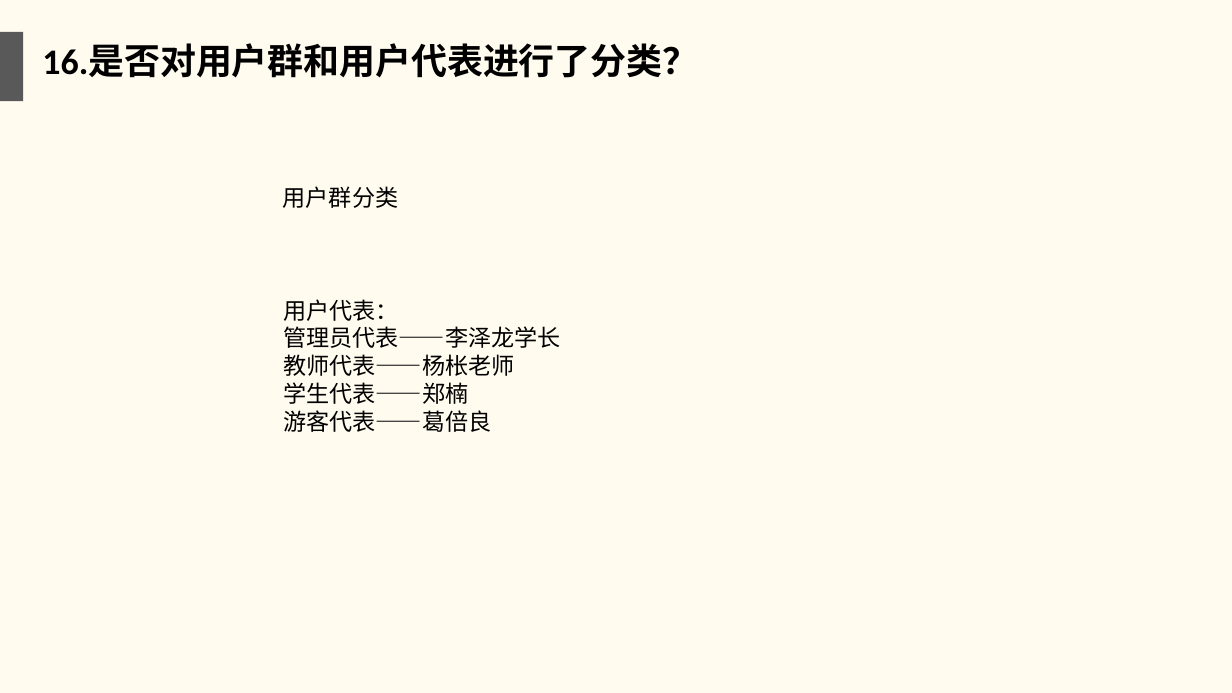
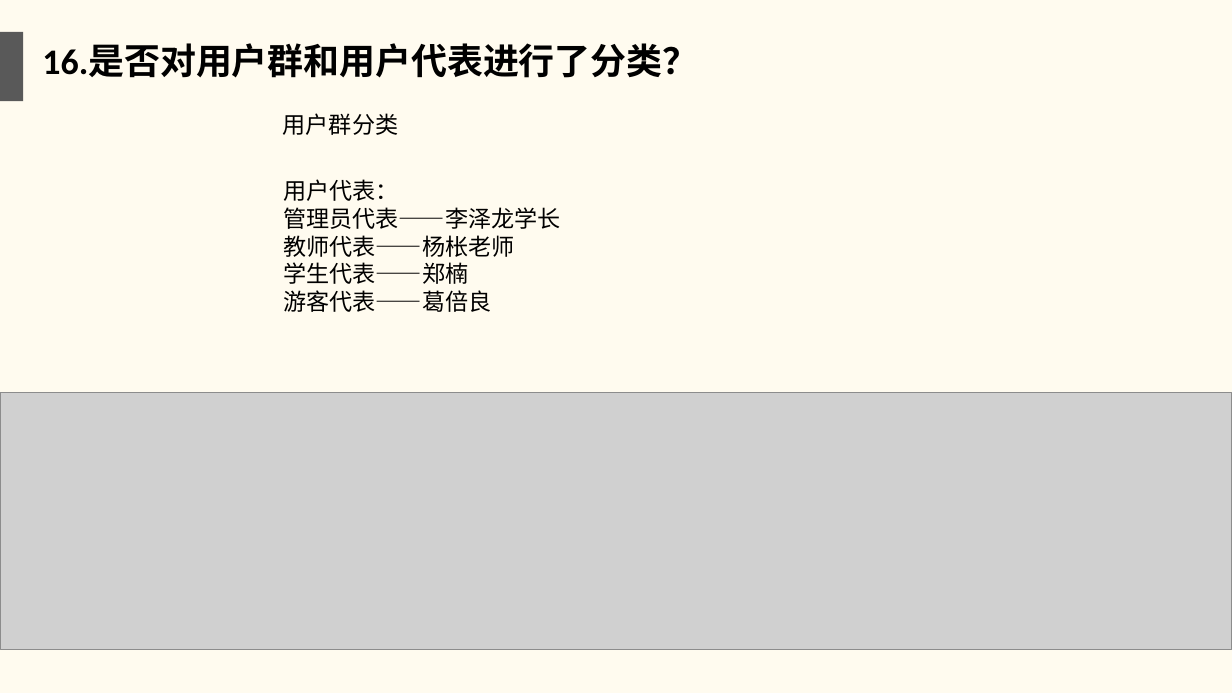
Before and after one commit to twn422/PRD2017, a slide deck: slide 18 of PRD-2017-G24/STW/受控文件/分析设计/项目收尾评审.ppt. Drawn at 1232x693 pixels with LibreOffice and Linux fonts; fonts in the diff are those of the drawing; grey boxes stand for pictures. Boxes give left, top, right and bottom in pixels: in the first picture for what was removed or moved away, otherwise in the second. Text is boxed around its words. In the diff, an @@ line names an element or a change of style, - is before the commit and + after.

```diff
--- a/PRD-2017-G24/STW/受控文件/分析设计/项目收尾评审.ppt
+++ b/PRD-2017-G24/STW/受控文件/分析设计/项目收尾评审.ppt
@@ text "用户群分类" moved from (x1=283, y1=186, x2=398, y2=208) to (x1=283, y1=113, x2=398, y2=135) @@
@@ text "用户代表：" moved from (x1=283, y1=299, x2=560, y2=432) to (x1=283, y1=179, x2=560, y2=312) @@
@@ picture added at (x1=0, y1=392, x2=1231, y2=649) @@
```
Also in this commit, not shown: 11 other slides changed.
